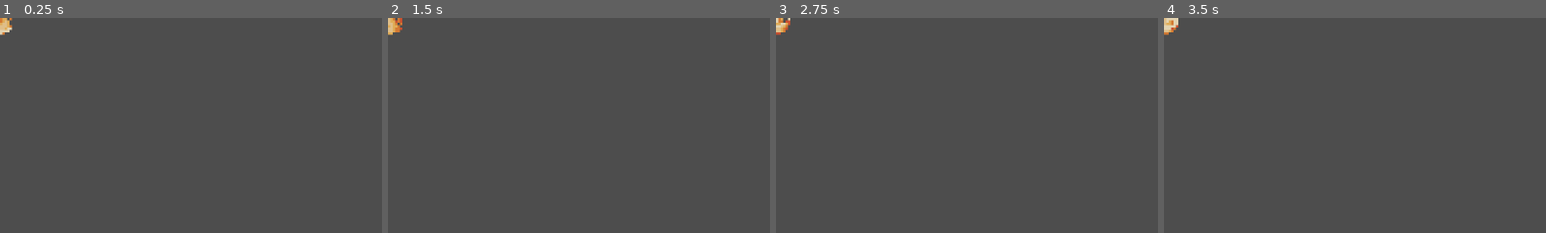
Above: before the commit, frames 1-4 (left to right).
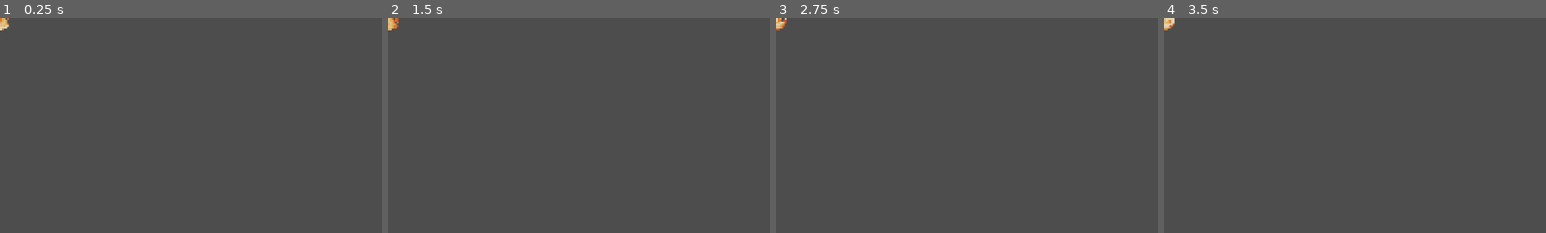
Above: after the commit, the same moments.

Repository: joppe2001/Vaelthorn
Game: Godot game, scene res://scenes/battle/burn_ambient.tscn
Two runs of this game, one before a commit and one after it. Both use one fixed random seed, a clock stepped at 60 frames per second and the inputs below. This scene is started directly instead of the project's main scene.
Inputs (mouse positions are % of the whole screen's width and height, from its top left):
- Up to frame 1 (0.25 s): no input
- Up to frame 2 (1.5 s): move the mouse to (72, 45) at 0.52 s; click (72, 45) at 0.67 s; tap Enter at 1.25 s; drag from (30, 55) to (45, 70) at 1.27 s
- Up to frame 3 (2.75 s): tap Space at 2 s; move the mouse to (60, 28) at 2.02 s; click (60, 28) at 2.17 s
- Up to frame 4 (3.5 s): drag from (45, 70) to (20, 35) at 2.77 s
The pictures show only the part of the screen within x 0-50%, y 0-50%; the shares and areas given below are measured in that part.

The runs differ from the first frame. In frame 1, 0.2% of the frame differs, in the area x 0-4%, y 0-8%; in frame 2, 0.2%; in frame 3, 0.2%; in frame 4, 0.2%.

Commit message:
tweak: burn flame lower + scale 4x -> 3x
Two small adjustments to make the burn ambient feel like a body-level
fire rather than a face-level one:

  position 0.60 -> 0.78 of measured height from top
    (now sits closer to the feet — for goblins it's around the green
     body block's lower half; for heroes around the upper thigh)

  scale 4x -> 3x  (16x16 source -> 48x48 on screen, down from 64x64)
    Smaller flame reads as ambient burn rather than dominant fire.
    Still integer-multiple scale so the pixel art stays crisp.

Diff:
--- a/scenes/battle/burn_ambient.tscn
+++ b/scenes/battle/burn_ambient.tscn
@@ -33,5 +33,5 @@
 [node name="Anim" type="AnimatedSprite2D" parent="."]
 sprite_frames = SubResource("SpriteFrames_burn")
 animation = &"burn"
-scale = Vector2(4, 4)
+scale = Vector2(3, 3)
 modulate = Color(1, 0.92, 0.78, 0.95)
--- a/scenes/battle/unit.gd
+++ b/scenes/battle/unit.gd
@@ -441,7 +441,7 @@
 	# the midpoint). Reads as "the body is on fire" rather than putting
 	# the flame in front of the face. Works for any sprite size since
 	# it's relative to the measured character bounds.
-	_burn_ambient.position = Vector2(0, _char_top_y + _char_height * 0.60)
+	_burn_ambient.position = Vector2(0, _char_top_y + _char_height * 0.78)
 
 
 func _clear_burn_ambient() -> void:
